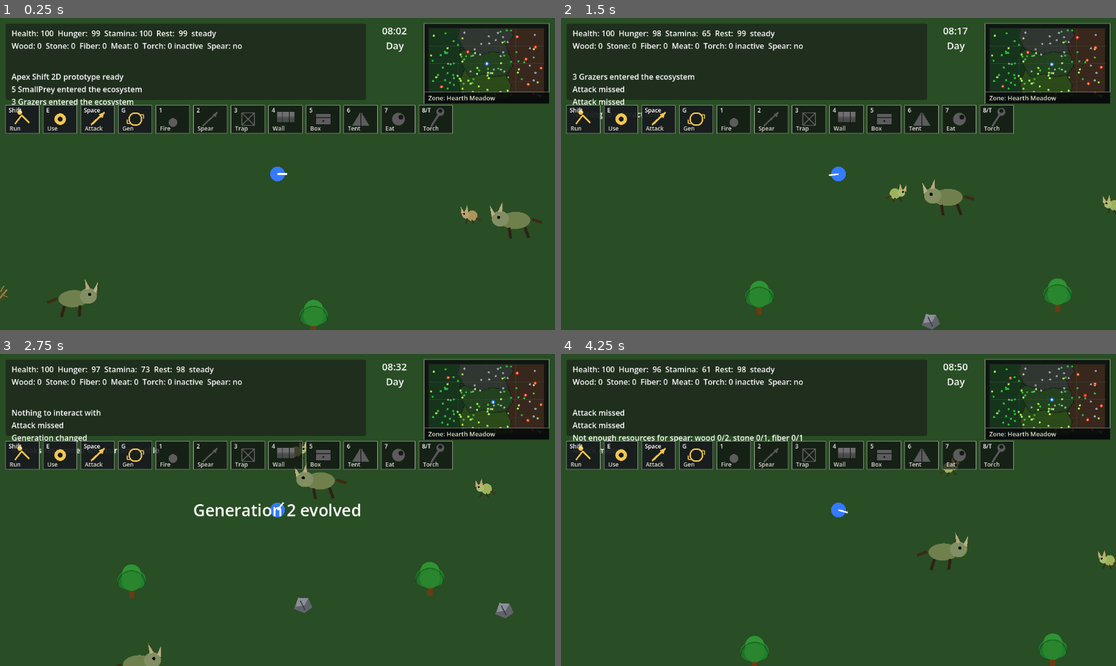
Above: before the commit, frames 1-4 (two rows, left to right).
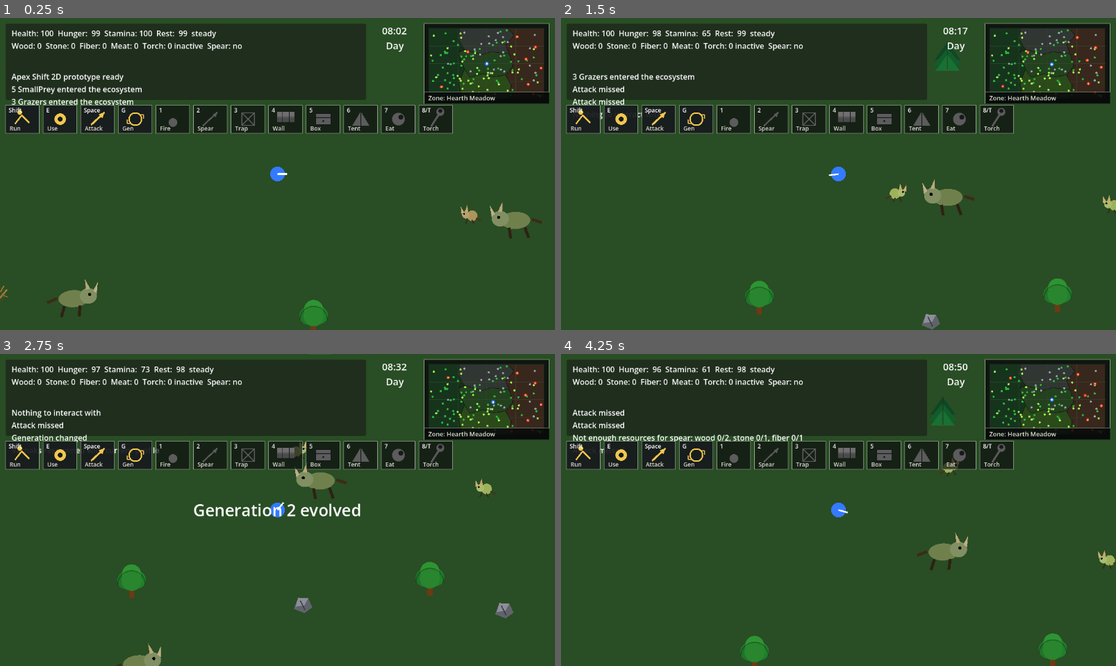
Above: after the commit, the same moments.

Repository: krisstoof/apex-shift-2d
Game: Godot game, scene res://scenes/main.tscn
The game is run twice, just before and just after one commit, with the same random seed, the same clock (stepped at 60 frames per second) and the same inputs.
Inputs (mouse positions are in pixels of both pictures, inside the frame that each line leads up to):
- Up to frame 1 (0.25 s): no input
- Up to frame 2 (1.5 s): tap Enter at 0.5 s; move the mouse to (960, 158) at 0.52 s; hold D (move_right) 0.53-1.28 s; hold Shift 0.53-1.28 s; click (960, 158) at 0.67 s; tap Space at 0.77 s; move the mouse to (727, 189) at 1.27 s; hold S (move_down) from 1.28 s (still down); tap E at 1.35 s
- Up to frame 3 (2.75 s): tap Space at 1.52 s; move the mouse to (333, 441) at 2.02 s; release S (move_down) at 2.03 s; hold D (move_right) from 2.03 s (still down); tap G at 2.1 s
- Up to frame 4 (4.25 s): move the mouse to (810, 572) at 2.77 s; release D (move_right) at 2.78 s; hold W (move_up) 2.78-3.53 s; tap 1 at 2.85 s; click (810, 572) at 2.92 s; tap Space at 3.02, 3.77 s; move the mouse to (1005, 556) at 3.52 s; hold A (move_left) from 3.53 s (still down); tap 2 at 3.6 s

The runs differ from the first frame. In frame 1, less than 0.1% of the frame differs, in the area x 82-97%, y 3-24%; in frame 2, 0.2%; in frame 3, less than 0.1%; in frame 4, 0.2%, in the area x 66-97%, y 3-24%.

Commit message:
feature/#71 Replace sleep resource respawn with gradual regrowth

Diff:
--- a/scripts/systems/game_balance.gd
+++ b/scripts/systems/game_balance.gd
@@ -171,7 +171,7 @@
 	},
 	"grass_regrowth_time_days": 1,
 	"bush_regrowth_time_days": 2,
-	"tree_regrowth_time_days": 4,
+	"tree_regrowth_time_days": 3,
 	"dry_bush_regrowth_time_days": 3,
 	"growth_tick_seconds": 5.0
 }
--- a/scripts/ui/debug_panel.gd
+++ b/scripts/ui/debug_panel.gd
@@ -312,6 +312,7 @@
 		get_tree().get_nodes_in_group("grass").size(),
 		get_tree().get_nodes_in_group("rocks").size()
 	])
+	lines.append("Growth: %s" % _get_resource_growth_text())
 	return "\n".join(lines)
 
 
@@ -494,6 +495,19 @@
 			if not WORLD_CONFIG.WORLD_RECT.has_point(creature.global_position):
 				count += 1
 	return count
+
+
+func _get_resource_growth_text() -> String:
+	var world := _get_world_node()
+	if not world or not world.has_method("get_resource_growth_debug_summary"):
+		return "unavailable"
+	var summary: Dictionary = world.get_resource_growth_debug_summary()
+	return "depleted %d | sprout %d | young %d | mature %d" % [
+		int(summary.get("depleted", 0)),
+		int(summary.get("sprout", 0)),
+		int(summary.get("young", 0)),
+		int(summary.get("mature", 0))
+	]
 
 
 func _get_adaptation_pressure(profile: Dictionary) -> float:
--- a/scripts/world/resource_node.gd
+++ b/scripts/world/resource_node.gd
@@ -8,52 +8,229 @@
 @export var color := Color.FOREST_GREEN
 @export var radius := 15.0
 var resource_kind := "conifer_tree"
+var mature_amount := 2
+var mature_radius := 15.0
+var mature_color := Color.FOREST_GREEN
+var growth_stage := 3
+var max_growth_stage := 3
+var growth_progress := 0.0
+var days_to_next_stage := 1.0
+var days_since_harvested := 0.0
+var is_harvested := false
+var can_be_harvested := true
+var biome_id := ""
+
+@onready var collision_shape: CollisionShape2D = $CollisionShape2D
 
 func _ready() -> void:
 	add_to_group("resources")
+	if biome_id.is_empty():
+		biome_id = _get_biome_id_for_position(global_position)
+	_apply_growth_stage()
 	queue_redraw()
 
 
 func setup(kind: String) -> void:
 	resource_kind = "conifer_tree" if kind == "tree" else kind
+	biome_id = _get_biome_id_for_position(global_position)
 	match kind:
 		"tree", "conifer_tree":
 			item_name = "wood"
-			amount = 3
-			color = Color(0.08, 0.36, 0.16)
-			radius = 24.0
+			mature_amount = 4
+			mature_color = Color(0.08, 0.36, 0.16)
+			mature_radius = 24.0
 		"leafy_tree":
 			item_name = "wood"
-			amount = 3
-			color = Color(0.16, 0.52, 0.18)
-			radius = 24.0
+			mature_amount = 4
+			mature_color = Color(0.16, 0.52, 0.18)
+			mature_radius = 24.0
 		"rock":
 			item_name = "stone"
-			amount = 2
-			color = Color(0.45, 0.45, 0.5)
-			radius = 15.0
+			mature_amount = 2
+			mature_color = Color(0.45, 0.45, 0.5)
+			mature_radius = 15.0
 		"bush":
 			item_name = "fiber"
-			amount = 2
-			color = Color(0.45, 0.9, 0.28)
-			radius = 13.0
+			mature_amount = 2
+			mature_color = Color(0.45, 0.9, 0.28)
+			mature_radius = 13.0
 		"dry_bush":
 			item_name = "fiber"
-			amount = 1
-			color = Color(0.68, 0.54, 0.26)
-			radius = 14.0
+			mature_amount = 1
+			mature_color = Color(0.68, 0.54, 0.26)
+			mature_radius = 14.0
+	days_to_next_stage = _get_days_to_next_stage()
+	_apply_growth_stage()
 	queue_redraw()
 
 
 func interact(player: Node) -> void:
+	if not can_be_harvested:
+		get_node("/root/EventBus").post_message("%s is still regrowing" % _get_resource_label())
+		return
 	player.inventory.add_item(item_name, amount)
-	get_node("/root/EventBus").post_message("Collected %s" % item_name)
+	get_node("/root/EventBus").post_message("Collected %s x%d" % [item_name, amount])
 	_emit_plant_resource_harvested()
-	queue_free()
+	if _uses_regrowth():
+		_mark_harvested()
+	else:
+		queue_free()
 
 
 func get_prompt() -> String:
+	if not can_be_harvested:
+		return "Regrowing: %s" % get_growth_debug_text()
 	return "E: gather %s x%s" % [item_name, amount]
+
+
+func get_save_data() -> Dictionary:
+	return {
+		"kind": resource_kind,
+		"position": _vector_to_data(global_position),
+		"biome_id": biome_id,
+		"growth_stage": growth_stage,
+		"max_growth_stage": max_growth_stage,
+		"growth_progress": growth_progress,
+		"days_to_next_stage": days_to_next_stage,
+		"days_since_harvested": days_since_harvested,
+		"is_harvested": is_harvested,
+		"can_be_harvested": can_be_harvested
+	}
+
+
+func restore_from_data(data: Dictionary) -> void:
+	biome_id = str(data.get("biome_id", _get_biome_id_for_position(global_position)))
+	growth_stage = clamp(int(data.get("growth_stage", max_growth_stage)), 0, max_growth_stage)
+	growth_progress = max(float(data.get("growth_progress", 0.0)), 0.0)
+	days_to_next_stage = max(float(data.get("days_to_next_stage", _get_days_to_next_stage())), 0.1)
+	days_since_harvested = max(float(data.get("days_since_harvested", 0.0)), 0.0)
+	is_harvested = data.get("is_harvested", growth_stage <= 0) == true
+	can_be_harvested = data.get("can_be_harvested", growth_stage > 0) == true
+	_apply_growth_stage()
+
+
+func advance_growth_days(days: float) -> bool:
+	if not _uses_regrowth() or growth_stage >= max_growth_stage:
+		return false
+	var changed := false
+	growth_progress += max(days, 0.0)
+	days_since_harvested += max(days, 0.0)
+	while growth_stage < max_growth_stage and growth_progress >= days_to_next_stage:
+		growth_progress -= days_to_next_stage
+		growth_stage += 1
+		changed = true
+		days_to_next_stage = _get_days_to_next_stage()
+	is_harvested = growth_stage <= 0
+	_apply_growth_stage()
+	return changed
+
+
+func force_full_regrowth() -> void:
+	growth_stage = max_growth_stage
+	growth_progress = 0.0
+	days_since_harvested = 0.0
+	is_harvested = false
+	_apply_growth_stage()
+
+
+func reset_growth_state() -> void:
+	force_full_regrowth()
+
+
+func get_growth_debug_text() -> String:
+	return "%s %d/%d progress %.1f/%.1f days %.1f" % [
+		_get_growth_stage_name(),
+		growth_stage,
+		max_growth_stage,
+		growth_progress,
+		days_to_next_stage,
+		days_since_harvested
+	]
+
+
+func _mark_harvested() -> void:
+	growth_stage = 0
+	growth_progress = 0.0
+	days_since_harvested = 0.0
+	days_to_next_stage = _get_days_to_next_stage()
+	is_harvested = true
+	_apply_growth_stage()
+
+
+func _apply_growth_stage() -> void:
+	can_be_harvested = not _uses_regrowth() or growth_stage > 0
+	amount = _get_stage_yield()
+	color = mature_color.darkened(0.45 if growth_stage <= 0 else 0.0).lerp(mature_color, _get_growth_ratio())
+	radius = max(mature_radius * _get_visual_scale(), 5.0)
+	if collision_shape:
+		collision_shape.disabled = not can_be_harvested
+	queue_redraw()
+
+
+func _get_stage_yield() -> int:
+	if not _uses_regrowth():
+		return mature_amount
+	var multiplier := _get_stage_yield_multiplier()
+	if multiplier <= 0.0:
+		return 0
+	return max(1, int(ceil(float(mature_amount) * multiplier)))
+
+
+func _get_stage_yield_multiplier() -> float:
+	var stage_name := _get_growth_stage_name()
+	var yield_by_stage: Dictionary = GAME_BALANCE.RESOURCE_REGROWTH.get("yield_by_growth_stage", {})
+	return float(yield_by_stage.get(stage_name, 1.0))
+
+
+func _get_growth_stage_name() -> String:
+	var stages: Array = GAME_BALANCE.RESOURCE_REGROWTH.get("stages", ["depleted", "sprout", "young", "mature"])
+	return str(stages[clamp(growth_stage, 0, stages.size() - 1)])
+
+
+func _get_days_to_next_stage() -> float:
+	var total_days := _get_regrowth_time_days()
+	return max(total_days / float(max_growth_stage), 0.1)
+
+
+func _get_regrowth_time_days() -> float:
+	match resource_kind:
+		"conifer_tree", "leafy_tree":
+			return float(GAME_BALANCE.RESOURCE_REGROWTH.get("tree_regrowth_time_days", 3))
+		"bush":
+			return float(GAME_BALANCE.RESOURCE_REGROWTH.get("bush_regrowth_time_days", 2))
+		"dry_bush":
+			return float(GAME_BALANCE.RESOURCE_REGROWTH.get("dry_bush_regrowth_time_days", 3))
+	return 0.0
+
+
+func _get_visual_scale() -> float:
+	if not _uses_regrowth():
+		return 1.0
+	match growth_stage:
+		0:
+			return 0.55
+		1:
+			return 0.50
+		2:
+			return 0.75
+		_:
+			return 1.0
+
+
+func _get_growth_ratio() -> float:
+	return float(growth_stage) / float(max(max_growth_stage, 1))
+
+
+func _uses_regrowth() -> bool:
+	return resource_kind in ["conifer_tree", "leafy_tree", "bush", "dry_bush"]
+
+
+func _get_resource_label() -> String:
+	return str(resource_kind).replace("_", " ")
+
+
+func _vector_to_data(value: Vector2) -> Dictionary:
+	return {"x": value.x, "y": value.y}
 
 
 func _emit_plant_resource_harvested() -> void:
@@ -94,6 +271,11 @@
 
 
 func _draw() -> void:
+	if _uses_regrowth() and growth_stage <= 0:
+		_draw_depleted_plant()
+		return
+	var visual_scale := _get_visual_scale()
+	draw_set_transform(Vector2.ZERO, 0.0, Vector2(visual_scale, visual_scale))
 	match resource_kind:
 		"conifer_tree":
 			_draw_conifer_tree()
@@ -107,6 +289,18 @@
 			_draw_rock()
 		_:
 			_draw_bush()
+	draw_set_transform(Vector2.ZERO, 0.0, Vector2.ONE)
+
+
+func _draw_depleted_plant() -> void:
+	match resource_kind:
+		"conifer_tree", "leafy_tree":
+			draw_rect(Rect2(-5, -2, 10, 14), Color(0.34, 0.19, 0.09), true)
+			draw_circle(Vector2.ZERO, 13.0, Color(0.17, 0.11, 0.06, 0.26))
+		"bush", "dry_bush":
+			draw_line(Vector2(-12, 8), Vector2(12, -6), Color(0.33, 0.24, 0.10), 2.0)
+			draw_line(Vector2(12, 8), Vector2(-12, -5), Color(0.31, 0.22, 0.10), 2.0)
+			draw_circle(Vector2.ZERO, 10.0, Color(0.14, 0.12, 0.08, 0.20))
 
 
 func _draw_conifer_tree() -> void:
--- a/scripts/world/world.gd
+++ b/scripts/world/world.gd
@@ -112,11 +112,12 @@
 			push_warning("Could not find a valid spawn position for %s" % resource_kind)
 
 
-func _spawn_resource_at(resource_kind: String, pos: Vector2) -> void:
+func _spawn_resource_at(resource_kind: String, pos: Vector2) -> Node:
 	var node := RESOURCE_SCENE.instantiate()
 	add_child(node)
 	node.position = pos
 	node.setup(resource_kind)
+	return node
 
 
 func _try_spawn_resource(resource_kind: String, used_positions: Array[Vector2], player_position: Vector2) -> bool:
@@ -203,13 +204,62 @@
 	return Vector2.ZERO
 
 
-func respawn_resources() -> void:
+func advance_resource_growth_days(days: float) -> void:
+	var changed_count := 0
 	for resource in get_tree().get_nodes_in_group("resources"):
-		if is_instance_valid(resource):
-			resource.queue_free()
-	await get_tree().process_frame
-	_spawn_resources()
-	get_node("/root/EventBus").post_message("Resources regrew after sleep")
+		if not is_instance_valid(resource) or not resource.has_method("advance_growth_days"):
+			continue
+		if resource.advance_growth_days(days):
+			changed_count += 1
+	if changed_count > 0:
+		get_node("/root/EventBus").post_message("%d resources advanced growth" % changed_count)
+
+
+func debug_advance_resource_growth_day() -> void:
+	advance_resource_growth_days(1.0)
+
+
+func debug_force_full_vegetation_regrowth() -> void:
+	var changed_count := 0
+	for resource in get_tree().get_nodes_in_group("resources"):
+		if not is_instance_valid(resource) or not resource.has_method("force_full_regrowth"):
+			continue
+		resource.force_full_regrowth()
+		changed_count += 1
+	get_node("/root/EventBus").post_message("Forced full regrowth on %d resources" % changed_count)
+
+
+func debug_reset_resource_growth() -> void:
+	var changed_count := 0
+	for resource in get_tree().get_nodes_in_group("resources"):
+		if not is_instance_valid(resource) or not resource.has_method("reset_growth_state"):
+			continue
+		resource.reset_growth_state()
+		changed_count += 1
+	get_node("/root/EventBus").post_message("Reset growth state on %d resources" % changed_count)
+
+
+func get_resource_growth_debug_summary() -> Dictionary:
+	var summary := {
+		"depleted": 0,
+		"sprout": 0,
+		"young": 0,
+		"mature": 0
+	}
+	for resource in get_tree().get_nodes_in_group("resources"):
+		if not is_instance_valid(resource) or not resource.has_method("get_growth_debug_text"):
+			continue
+		var stage := int(resource.get("growth_stage"))
+		match stage:
+			0:
+				summary["depleted"] += 1
+			1:
+				summary["sprout"] += 1
+			2:
+				summary["young"] += 1
+			_:
+				summary["mature"] += 1
+	return summary
 
 
 func get_resource_save_data() -> Array[Dictionary]:
@@ -217,10 +267,13 @@
 	for resource in get_tree().get_nodes_in_group("resources"):
 		if not is_instance_valid(resource):
 			continue
-		resources.append({
-			"kind": str(resource.get("resource_kind")),
-			"position": _vector_to_data(resource.global_position)
-		})
+		if resource.has_method("get_save_data"):
+			resources.append(resource.get_save_data())
+		else:
+			resources.append({
+				"kind": str(resource.get("resource_kind")),
+				"position": _vector_to_data(resource.global_position)
+			})
 	return resources
 
 
@@ -232,9 +285,12 @@
 	for resource_data in resources:
 		if typeof(resource_data) != TYPE_DICTIONARY:
 			continue
-		var kind := str(resource_data.get("kind", "tree"))
-		var pos := _data_to_vector(resource_data.get("position", {}))
-		_spawn_resource_at(kind, pos)
+		var data := Dictionary(resource_data)
+		var kind := str(data.get("kind", "tree"))
+		var pos := _data_to_vector(data.get("position", {}))
+		var resource := _spawn_resource_at(kind, pos)
+		if resource.has_method("restore_from_data"):
+			resource.restore_from_data(data)
 
 
 func _sync_visible_small_prey() -> void:
@@ -350,10 +406,7 @@
 		var target_count := _get_biome_resource_target_count(biome, kind)
 		var current_resources := _get_plant_resources_in_biome(biome_id, kind)
 		var current_count := current_resources.size()
-		if current_count > target_count:
-			_remove_plant_resources(current_resources, current_count - target_count)
-			changed = true
-		elif current_count < target_count:
+		if current_count < target_count:
 			for _i in target_count - current_count:
 				if _try_spawn_resource_in_biome(kind, biome, used_positions, _get_player_position()):
 					changed = true
@@ -786,10 +839,11 @@
 func _on_game_event(event_name: String, _payload: Dictionary) -> void:
 	if event_name == "generation_changed":
 		call_deferred("respawn_varnaks")
-	elif event_name == "day_ended" and _payload.get("reason", "") == "slept_in_tent":
-		call_deferred("respawn_resources")
-		call_deferred("respawn_missing_varnaks")
-	elif event_name == "ecosystem_vegetation_changed" or event_name == "plant_resource_harvested":
+	elif event_name == "day_ended":
+		call_deferred("advance_resource_growth_days", 1.0)
+		if _payload.get("reason", "") == "slept_in_tent":
+			call_deferred("respawn_missing_varnaks")
+	elif event_name == "ecosystem_vegetation_changed":
 		var biome_id := str(_payload.get("biome_id", ""))
 		if not biome_id.is_empty():
 			call_deferred("_sync_biome_vegetation", biome_id)
